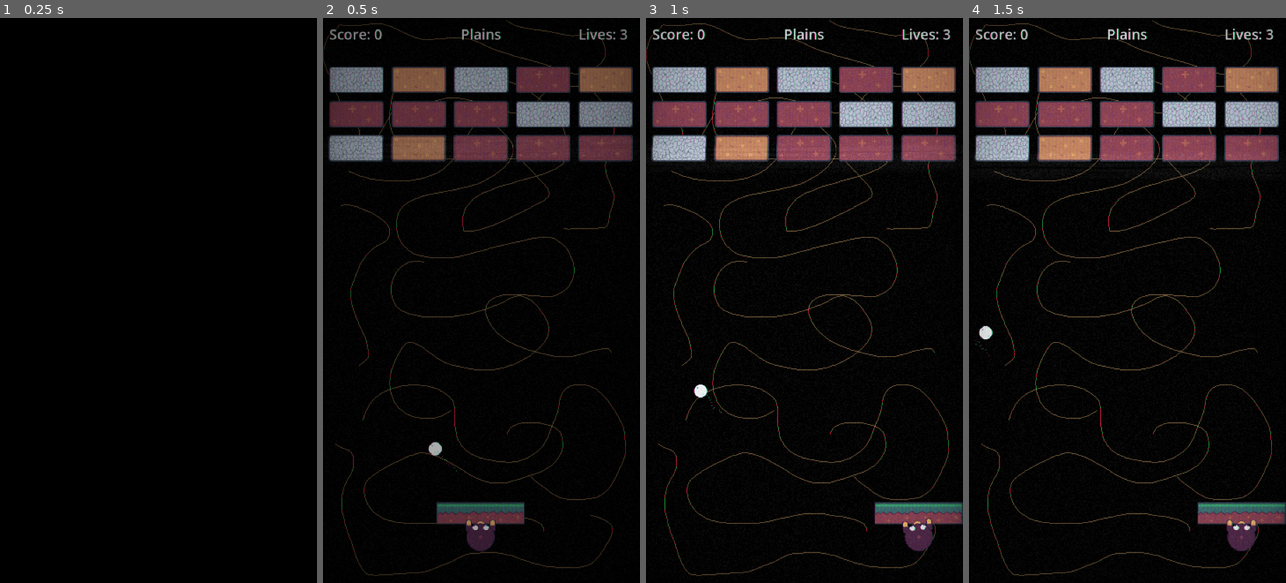
Above: before the commit, frames 1-4 (left to right).
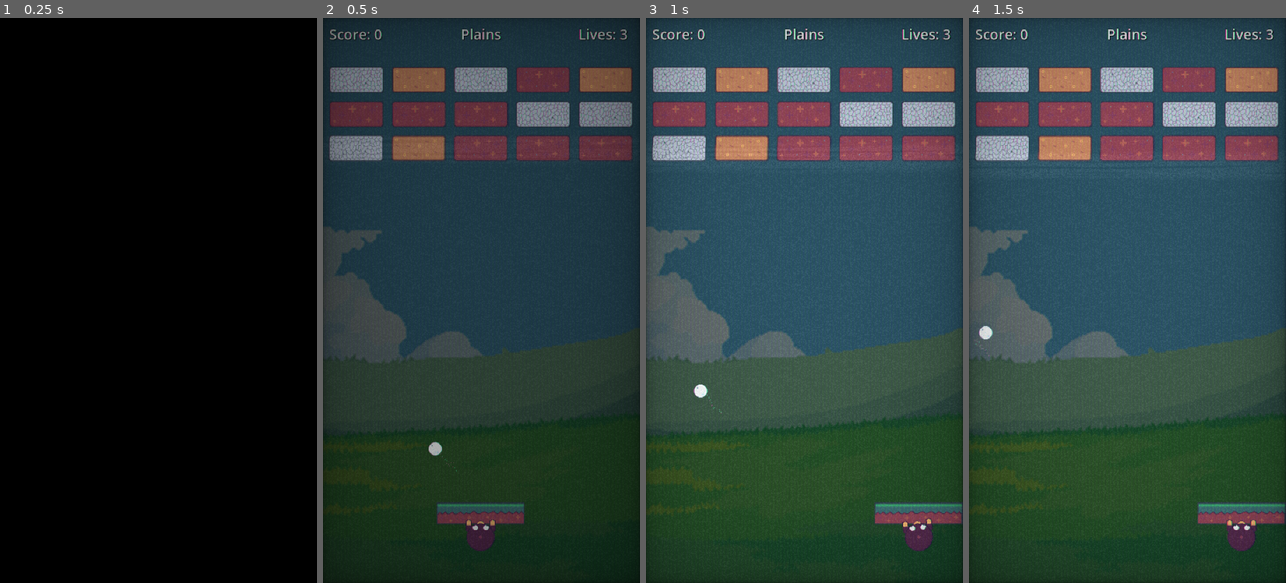
Above: after the commit, the same moments.

Repository: ant290/MoleBreaker
Game: Godot game, scene res://scenes/brickBreaker/level.tscn
Same seed, same stepped clock (60 frames per second), same inputs: the game is played once before the commit and once after it. This scene is started directly instead of the project's main scene.
Inputs (mouse positions are in pixels of both pictures, inside the frame that each line leads up to):
- Up to frame 1 (0.25 s): no input
- Up to frame 2 (0.5 s): no input
- Up to frame 3 (1 s): move the mouse to (874, 272) at 0.52 s; hold Right (ui_right) from 0.53 s (still down); click (874, 272) at 0.67 s
- Up to frame 4 (1.5 s): release Right (ui_right) at 1.25 s; drag from (1064, 328) to (1111, 413) at 1.27 s

Frame 1 is identical in both runs. In frame 2, 86% of the frame differs, in the area x 0-100%, y 0-100%; in frame 3, 86%; in frame 4, 86%.

Commit message:
some level backgrounds and lots of loading logic

Diff:
--- a/mole-breaker/scenes/brickBreaker/level.tscn
+++ b/mole-breaker/scenes/brickBreaker/level.tscn
@@ -25,9 +25,28 @@
 
 [node name="BrickAudioPlayer" parent="." unique_id=1593854875 instance=ExtResource("2_k34ab")]
 
-[node name="Background" type="Sprite2D" parent="." unique_id=1389256629]
-position = Vector2(360, 640)
+[node name="Background" type="TextureRect" parent="." unique_id=159024867]
+anchors_preset = 8
+anchor_left = 0.5
+anchor_top = 0.5
+anchor_right = 0.5
+anchor_bottom = 0.5
+offset_right = 720.0
+offset_bottom = 1280.0
+grow_horizontal = 2
+grow_vertical = 2
 texture = ExtResource("2_ppgk2")
+expand_mode = 3
+stretch_mode = 5
+
+[node name="ColorRect" type="ColorRect" parent="Background" unique_id=1747302762]
+layout_mode = 1
+anchors_preset = 15
+anchor_right = 1.0
+anchor_bottom = 1.0
+grow_horizontal = 2
+grow_vertical = 2
+color = Color(0, 0, 0, 0.5803922)
 
 [node name="Camera2D" type="Camera2D" parent="." unique_id=988910356]
 position = Vector2(360, 640)
--- a/mole-breaker/scripts/brickBreaker/level.gd
+++ b/mole-breaker/scripts/brickBreaker/level.gd
@@ -5,6 +5,7 @@
 @onready var touchControls : MobileTouchControls = $TouchControls
 @onready var crtShader : CanvasLayer = $CRTShader
 @onready var audioStreamPlayer: AudioStreamPlayer = $BrickAudioPlayer
+@onready var background: TextureRect = $Background
 
 # load brick images
 @onready var imgBrickDirt = preload("res://assets/bricks/brick dirt.png")
@@ -56,6 +57,11 @@
 		get_tree().change_scene_to_file("res://scenes/town/town.tscn")
 	else:
 		levelName = locationDetails.get("Name", "")
+
+		var backgroundLocation = locationDetails.get("Background")
+		if backgroundLocation != null:
+			var backgroundImage = ResourceLoader.load(backgroundLocation)
+			background.texture = backgroundImage
 
 		#build bricks
 		var totalChances = -1
--- a/mole-breaker/scripts/globals/game_constants.gd
+++ b/mole-breaker/scripts/globals/game_constants.gd
@@ -10,6 +10,8 @@
 const LOCATION_DETAILS : Dictionary[BreakerLocationType, Variant] = {
 	BreakerLocationType.PLAINS : {
 		"Name" : "Plains",
+		"Icon" : "res://assets/locations/icon-plains.png",
+		"Background" : "res://assets/locations/background-plains.png",
 		"Bricks" : {
 			BrickType.BRICK_DIRT : 10,
 			BrickType.BRICK_ROCK : 2,
@@ -18,6 +20,8 @@
 	},
 	BreakerLocationType.FOREST : {
 		"Name" : "Forest",
+		"Icon" : "",
+		"Background" : "res://assets/locations/background-forest.png",
 		"Bricks" : {
 			BrickType.BRICK_DIRT : 4,
 			BrickType.BRICK_ROCK : 2,
@@ -26,6 +30,8 @@
 	},
 	BreakerLocationType.QUARRY : {
 		"Name" : "Quarry",
+		"Icon" : "",
+		"Background" : "res://assets/locations/background-quarry.png",
 		"Bricks" : {
 			BrickType.BRICK_DIRT : 4,
 			BrickType.BRICK_ROCK : 8,
--- a/mole-breaker/scripts/quest_heading.gd
+++ b/mole-breaker/scripts/quest_heading.gd
@@ -5,11 +5,13 @@
 @export var location_type : GameConstants.BreakerLocationType
 @export var quest_name : String = "name"
 @export var possible_bricks : Array[int] = []
+@export var location_icon: Texture2D
 
 signal on_embark_pressed(locationId : int)
 
 @onready var location_label: Label = $QuestSplitContainer/QuestDetails/HBoxContainer/LocationLabel
 @onready var brick_examples: HBoxContainer = $QuestSplitContainer/QuestDetails/PanelContainer/BrickExamples
+@onready var quest_image: TextureRect = $QuestSplitContainer/QuestImage
 
 # load brick images
 @onready var imgBrickDirt = preload("res://assets/bricks/brick dirt.png")
@@ -19,6 +21,7 @@
 # Called when the node enters the scene tree for the first time.
 func _ready() -> void:
 	location_label.text = quest_name
+	quest_image.texture = location_icon
 	_load_possible_bricks()
 
 # Called every frame. 'delta' is the elapsed time since the previous frame.
--- a/mole-breaker/scripts/quests_popup.gd
+++ b/mole-breaker/scripts/quests_popup.gd
@@ -23,11 +23,14 @@
 	#for now just some forced levels
 	for key in GameConstants.LOCATION_DETAILS:
 		var newQuest : QuestHeader = quest_heading_scene.instantiate()
-		var locationDetals = GameConstants.LOCATION_DETAILS[key]
+		var locationDetails = GameConstants.LOCATION_DETAILS[key]
 		newQuest.location_type = key
-		newQuest.quest_name = locationDetals["Name"]
-
-		var bricks = locationDetals["Bricks"]
+		newQuest.quest_name = locationDetails["Name"]
+		var iconLocation = locationDetails.get("Icon")
+		if iconLocation != null:
+			var icon = ResourceLoader.load(iconLocation)
+			newQuest.location_icon = icon
+		var bricks = locationDetails["Bricks"]
 		for i in bricks.keys():
 			newQuest.possible_bricks.append(int(i))
 		quest_list_container.add_child(newQuest)
Binary file added: mole-breaker/assets/locations/background-forest.png
Not shown, added: mole-breaker/assets/locations/background-forest.png.import
Binary file added: mole-breaker/assets/locations/background-plains.png
Not shown, added: mole-breaker/assets/locations/background-plains.png.import
Binary file added: mole-breaker/assets/locations/background-quarry.png
Not shown, added: mole-breaker/assets/locations/background-quarry.png.import
Binary file added: mole-breaker/assets/locations/icon-forest.png
Not shown, added: mole-breaker/assets/locations/icon-forest.png.import
Binary file added: mole-breaker/assets/locations/icon-plains.aseprite
Binary file added: mole-breaker/assets/locations/icon-plains.png
Not shown, added: mole-breaker/assets/locations/icon-plains.png.import
Not shown, changed: mole-breaker/export_presets.cfg
